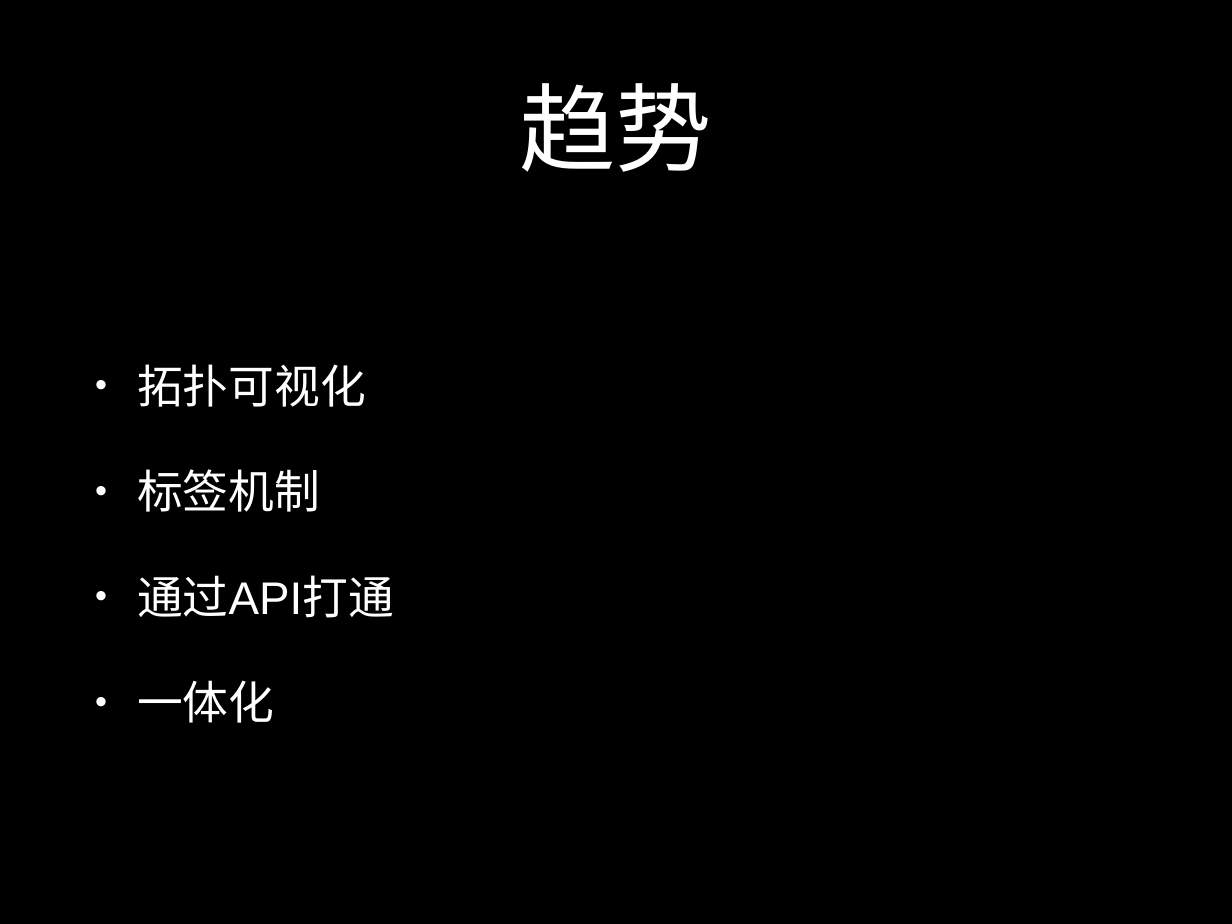
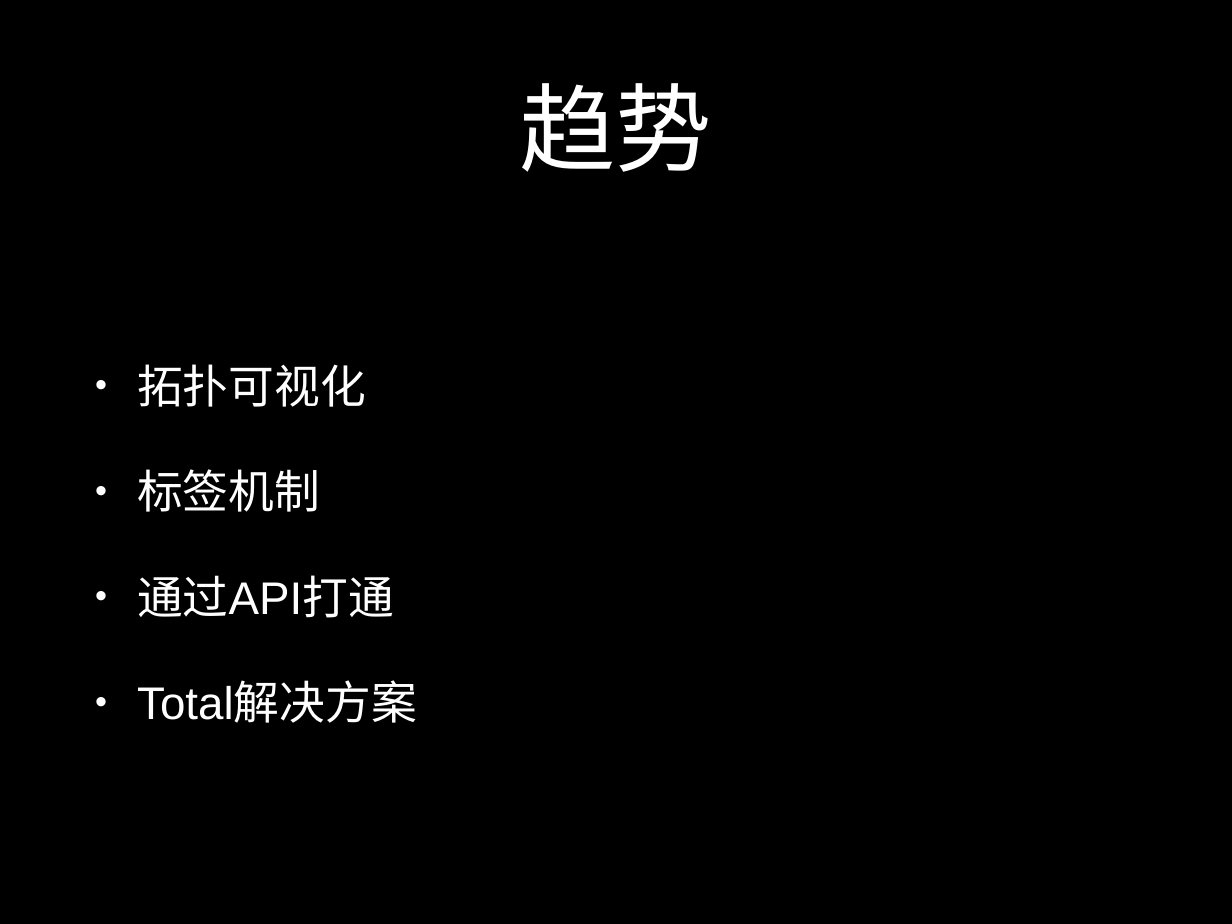
Before and after one commit to liubin/presentations, a slide deck: slide 66 of 20160423-docker-monitoring/keynote.pptx. Drawn at 1232x924 pixels with LibreOffice and Linux fonts; fonts in the diff are those of the drawing. Boxes give left, top, right and bottom in pixels: in the first picture for what was removed or moved away, otherwise in the second. Text is boxed around its words. In the diff, an @@ line names an element or a change of style, - is before the commit and + after.

```diff
--- a/20160423-docker-monitoring/keynote.pptx
+++ b/20160423-docker-monitoring/keynote.pptx
@@ text at <box>137,683,417,723</box>: text changed @@
-• 一体化
+• Total解决方案
```
Also in this commit, not shown: 8 other slides changed, 1 slide added, 1 slide removed, 3 other files.
